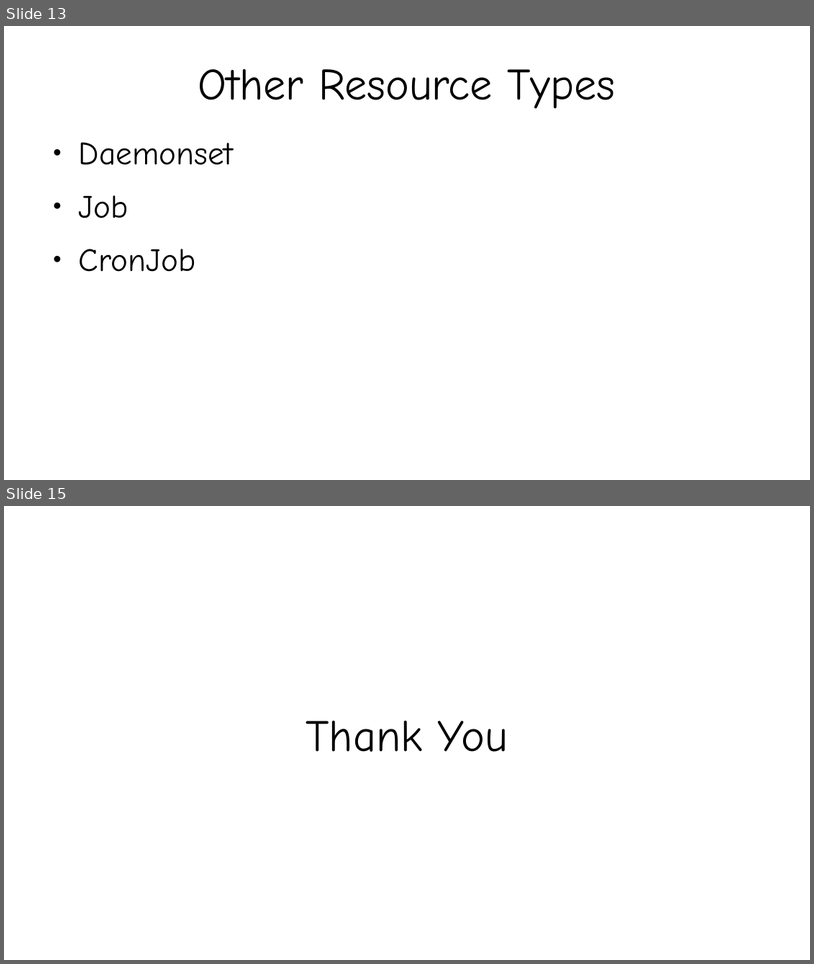
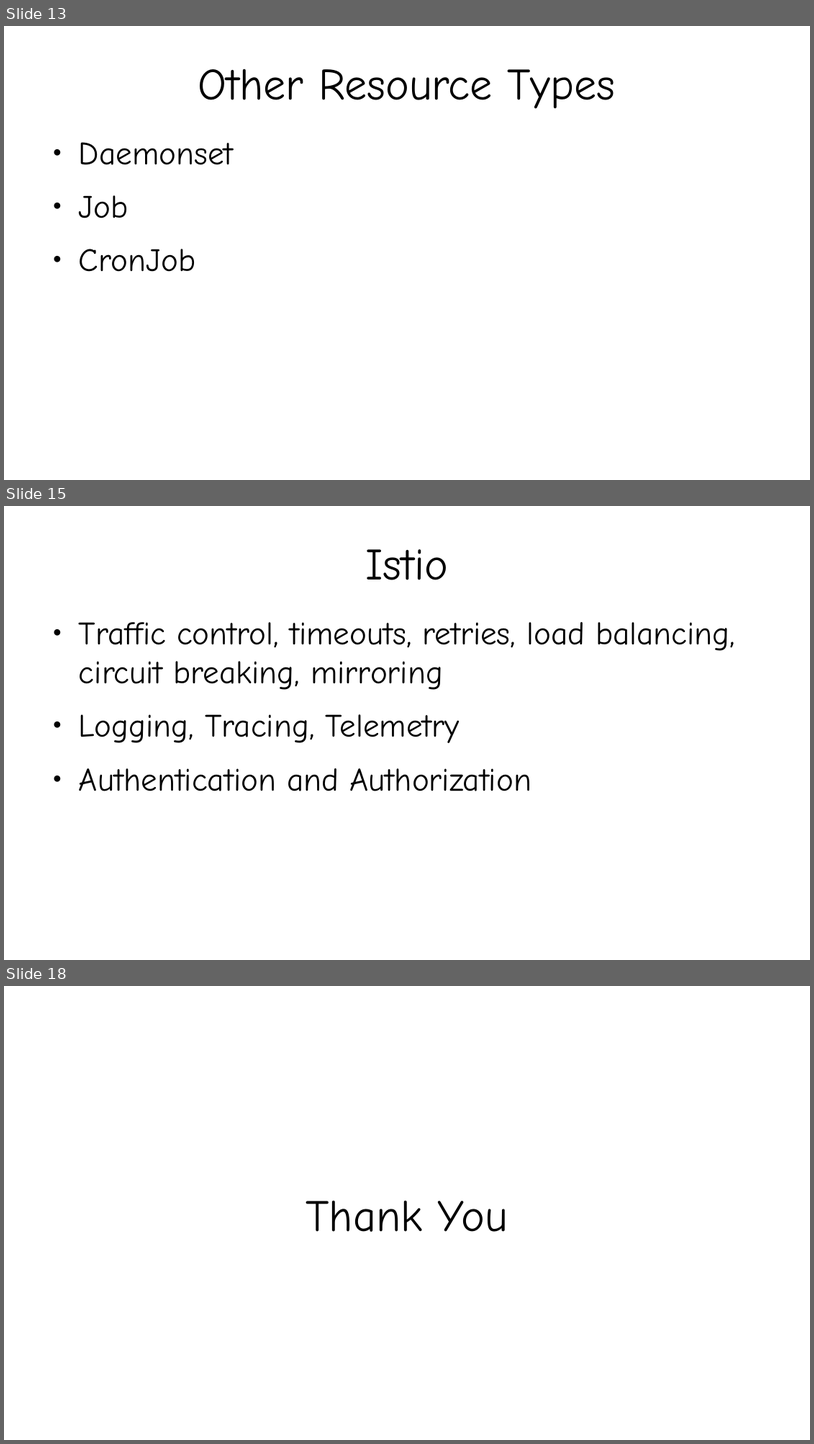
Before and after one commit to kislaykishore/microservices, a slide deck: Kubernetes.odp. Shown one above the other, each under a label of ours: slides 13 and 15 before the commit, slides 13, 15 and 18 after it; the slides between them are not shown. The pictures are 814x964 and 814x1444 pixels, drawn with LibreOffice and Linux fonts; fonts in the diff are those of the drawing. Boxes give left, top, right and bottom in pixels: in the first picture for what was removed or moved away, otherwise in the second. Text is boxed around its words. In the diff, an @@ line names an element or a change of style, - is before the commit and + after.

```diff
--- a/Kubernetes.odp
+++ b/Kubernetes.odp
@@ slide 15 added at box(4, 506, 810, 960), background #FFFFFF @@
@@ title added at box(365, 549, 448, 580), 44 pt, text #000000 @@
+Istio
@@ text added at box(79, 622, 736, 791), 32 pt, text #000000 @@
+● Traffic control, timeouts, retries, load balancing, circuit breaking, mirroring
+● Logging, Tracing, Telemetry
+● Authentication and Authorization
@@ what was slide 15 is now slide 18 @@
```
Also in this commit, not shown: 1 slide changed, 2 other slides added, 1 other file.
